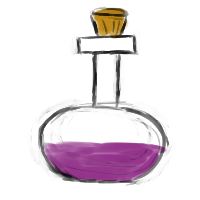
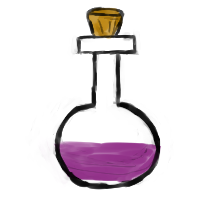
Two versions of the same layered image (200 × 200). Layer-by-layer changes:
painted on "Calque de dessin 2" over 29, 6, 172, 190
painted on "Calque de dessin 5" over 77, 6, 137, 64
painted on "Calque de dessin 3" over 29, 128, 172, 190
